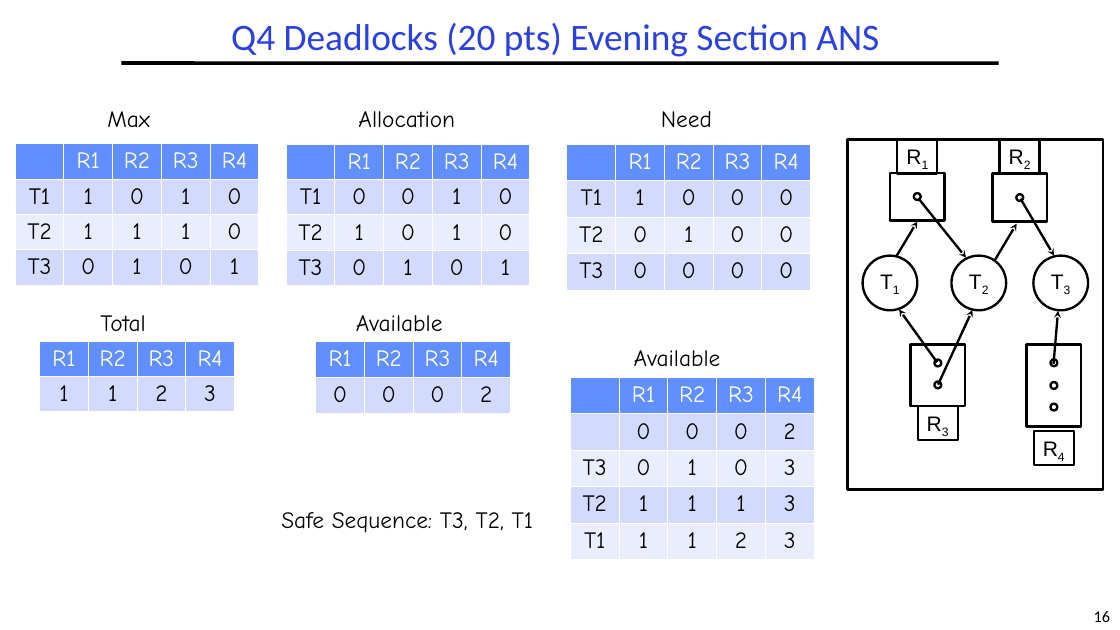
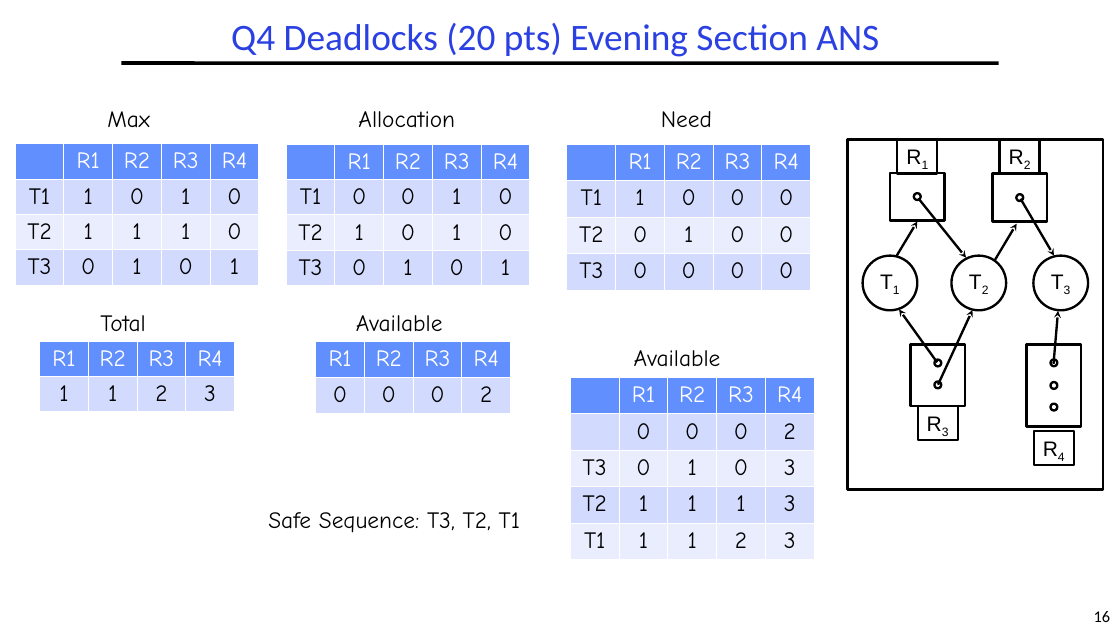
Before and after one commit to guhofstra/CSC256Fa25, a slide deck: slide 16 of PPTs/Exam/CSC112 MidtermExam Sp2025.pptx. Drawn at 1120x630 pixels with LibreOffice and Linux fonts; fonts in the diff are those of the drawing. Boxes give left, top, right and bottom in pixels: in the first picture for what was removed or moved away, otherwise in the second. Text is boxed around its words. In the diff, an @@ line names an element or a change of style, - is before the commit and + after.

```diff
--- a/PPTs/Exam/CSC112 MidtermExam Sp2025.pptx
+++ b/PPTs/Exam/CSC112 MidtermExam Sp2025.pptx
@@ text "Safe Sequence: T3, T2, T1": place and size @@
-text "Safe Sequence: T3, T2, T1" at <box>281,512,533,533</box>
+text "Safe Sequence: T3, T2, T1" at <box>268,512,520,533</box>
```
Also in this commit, not shown: 9 other slides changed, 1 slide added, 25 other files.
